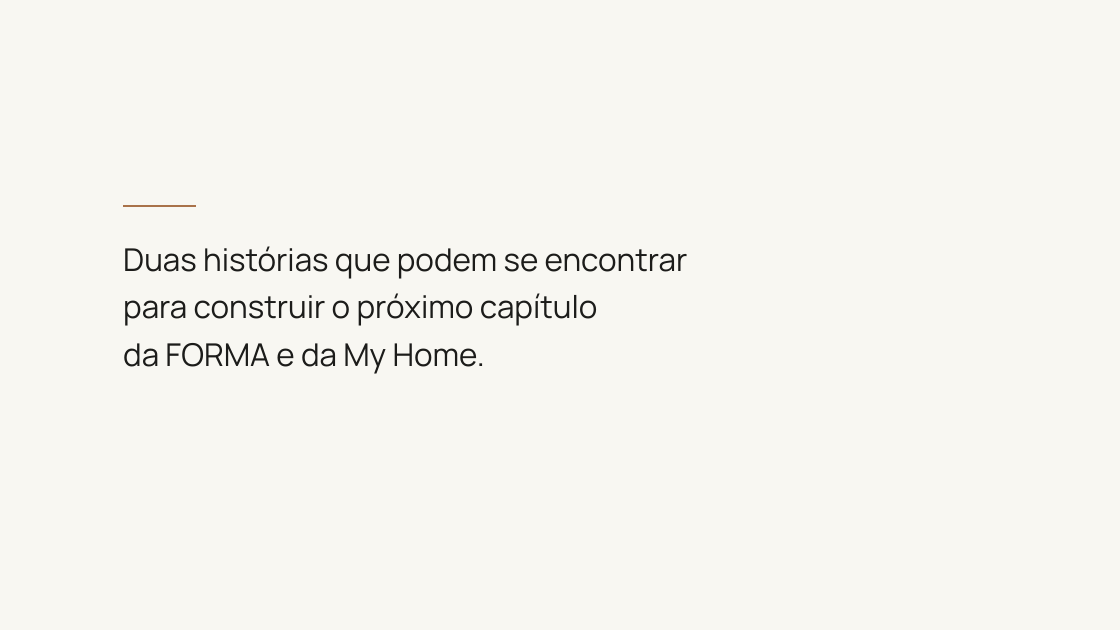
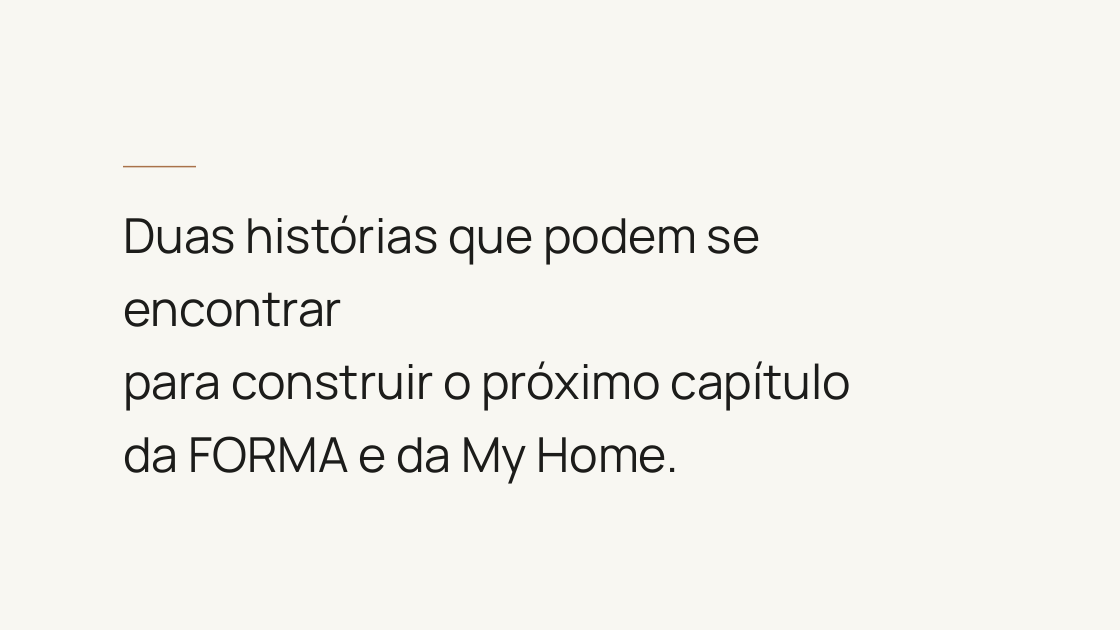
Before and after one commit to kellyalbertkabrand/Apresentacao_Revelacao_de_Essencia, a slide deck: slide 3 of clientes/flavia-muccelin/Duas-Trajetorias-Uma-Nova-Forca-Flavia-e-Elandi.pptx. Drawn at 1120x630 pixels with LibreOffice and Linux fonts; fonts in the diff are those of the drawing; background and template pictures are left out. Boxes give left, top, right and bottom in pixels: in the first picture for what was removed or moved away, otherwise in the second. Text is boxed around its words. In the diff, an @@ line names an element or a change of style, - is before the commit and + after.

```diff
--- a/clientes/flavia-muccelin/Duas-Trajetorias-Uma-Nova-Forca-Flavia-e-Elandi.pptx
+++ b/clientes/flavia-muccelin/Duas-Trajetorias-Uma-Nova-Forca-Flavia-e-Elandi.pptx
@@ rectangle: place and size @@
-rectangle at bbox=[123, 205, 196, 207]
+rectangle at bbox=[123, 166, 196, 167]
@@ text "Duas histórias que podem se ...": place and size @@
-text "Duas histórias que podem se ..." at bbox=[123, 246, 688, 374]
+text "Duas histórias que podem se ..." at bbox=[123, 215, 851, 484]
@@ text "Duas histórias que podem se ..." at bbox=[123, 215, 851, 484]: size 40.4 to 62 pt @@
```
Also in this commit, not shown: 2 other slides changed, 22 other files.
